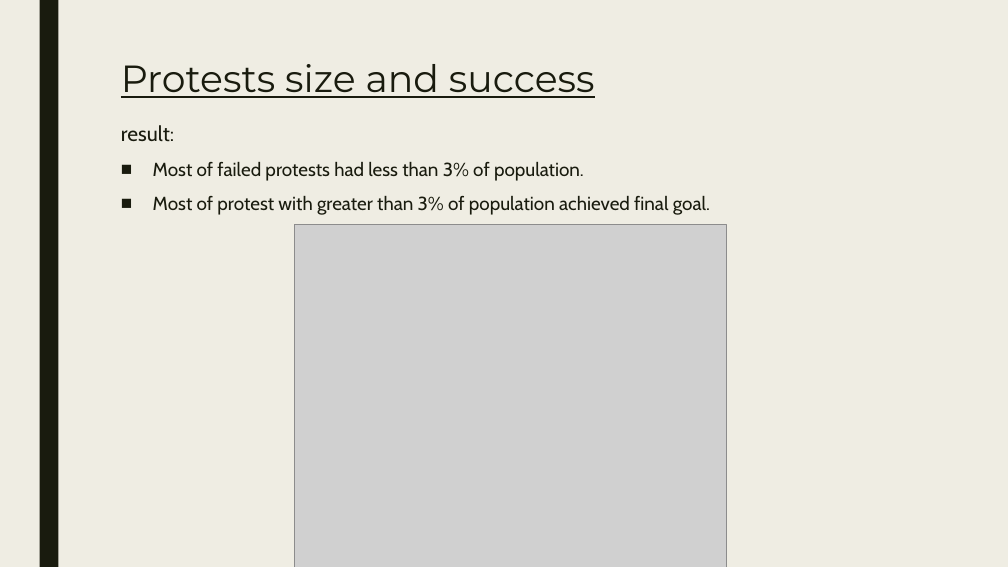
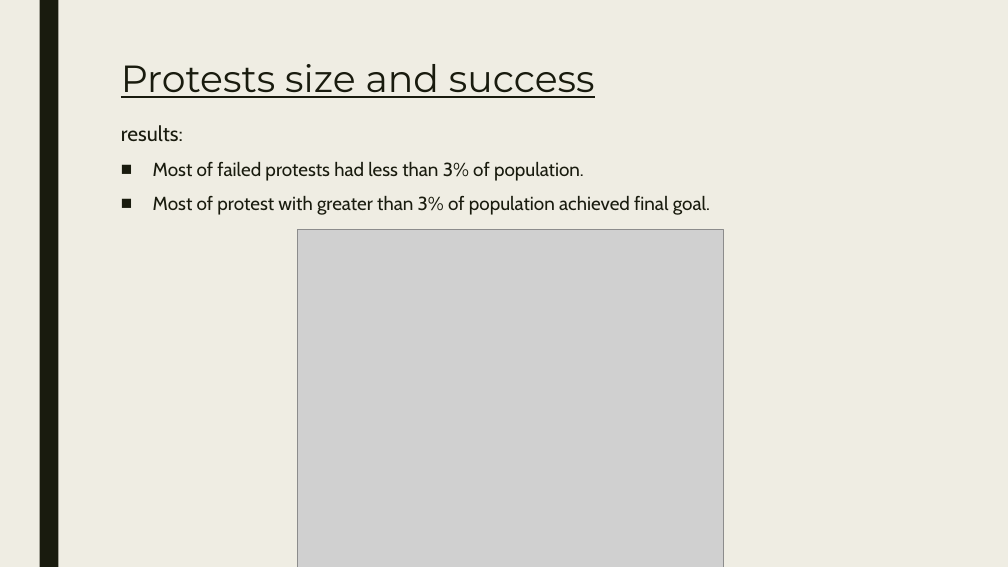
Before and after one commit to Dimnir/Protests, a slide deck: slide 11 of Presentation.pptx. Drawn at 1008x567 pixels with LibreOffice and Linux fonts; fonts in the diff are those of the drawing; grey boxes stand for pictures. Boxes give left, top, right and bottom in pixels: in the first picture for what was removed or moved away, otherwise in the second. Text is boxed around its words. In the diff, an @@ line names an element or a change of style, - is before the commit and + after.

```diff
--- a/Presentation.pptx
+++ b/Presentation.pptx
@@ text at [121,125,183,142]: text changed @@
-result:
+results:
@@ picture: place and size @@
-picture at [294,225,726,567]
+picture at [298,230,724,567]
```
Also in this commit, not shown: 16 other slides changed.
